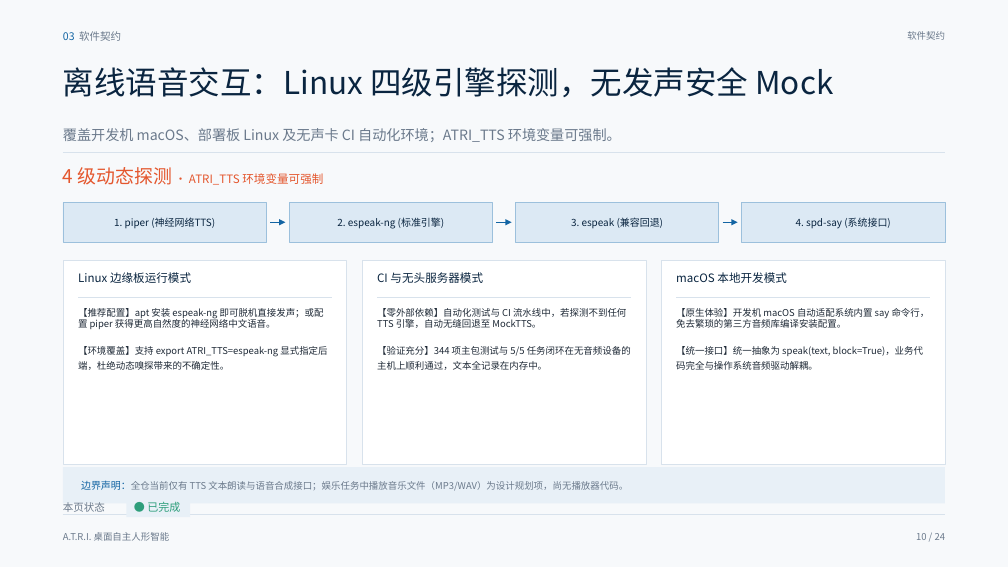
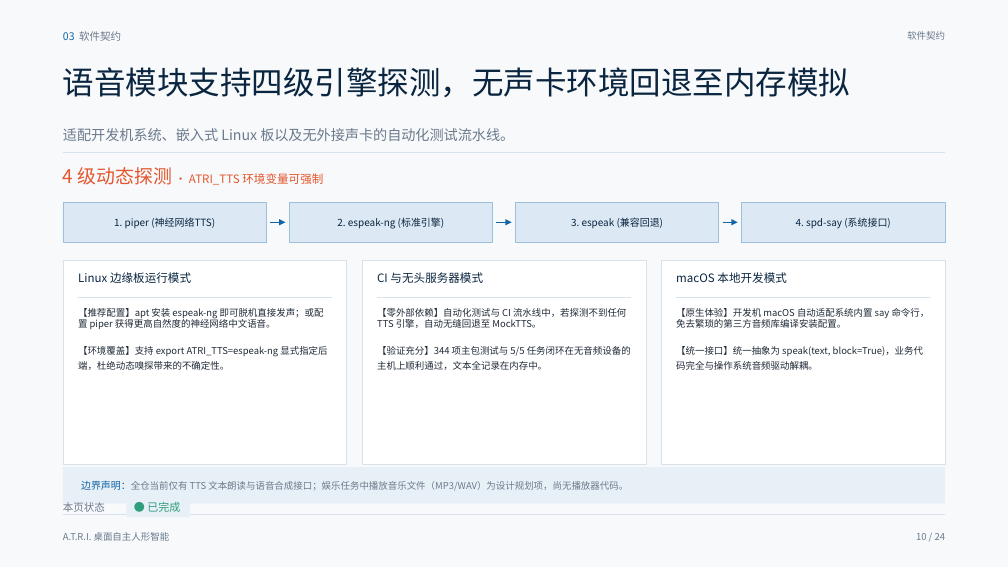
Before and after one commit to HPIline/ATRI, a slide deck: slide 10 of ppt/ATRI-答辩PPT-v4.pptx. Drawn at 1008x567 pixels with LibreOffice and Linux fonts; fonts in the diff are those of the drawing. Boxes give left, top, right and bottom in pixels: in the first picture for what was removed or moved away, otherwise in the second. Text is boxed around its words. In the diff, an @@ line names an element or a change of style, - is before the commit and + after.

```diff
--- a/ppt/ATRI-答辩PPT-v4.pptx
+++ b/ppt/ATRI-答辩PPT-v4.pptx
@@ text at bbox=[63, 67, 850, 97]: text changed @@
-离线语音交互：Linux 四级引擎探测，无发声安全 Mock
+语音模块支持四级引擎探测，无声卡环境回退至内存模拟
@@ text at bbox=[63, 128, 514, 141]: text changed @@
-覆盖开发机 macOS、部署板 Linux 及无声卡 CI 自动化环境；ATRI_TTS 环境变量可强制。
+适配开发机系统、嵌入式 Linux 板以及无外接声卡的自动化测试流水线。
```
Also in this commit, not shown: 23 other slides changed, 1 other file.
